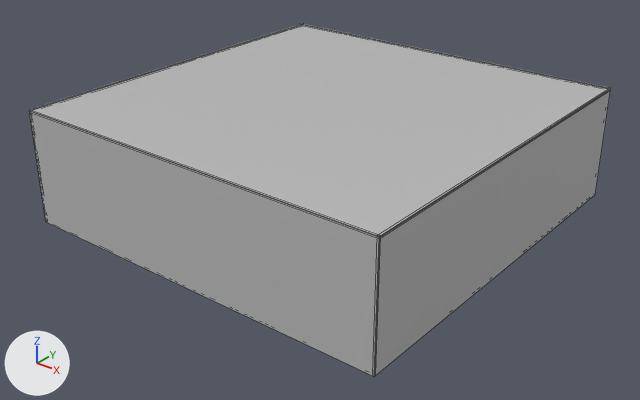
Before and after pictures for a commit that changed the FBX model k2Engine-master/GameTemplate/Game/Assets/Level/river.fbx.
The view is the same before and after, from a 50 mm lens placed at (2422.0, -3045.0, 2181.0), pointed at (-268.0, 317.0, 97.0). Arrows for +X, +Y and +Z are at lower left; the lights stay in place. Mesh edges are drawn as thin lines. Where no turn or scale is listed for an object, it has been applied to the vertices.
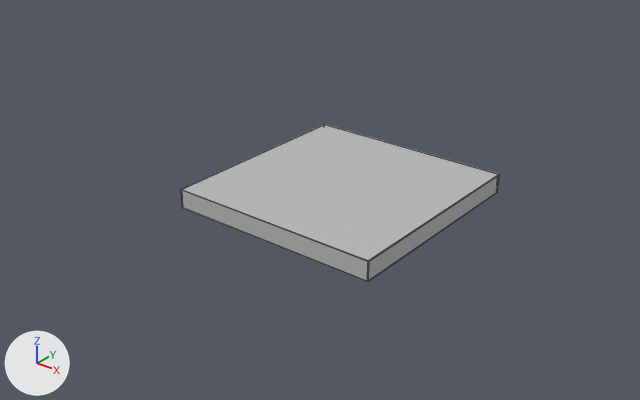
Where the newer file only moved an object's origin or applied its transform, the numbers keep the older frame.

What differs and where, as boxes (x1, y1, x2, y2) in the pictures (640 x 400 px):
'Box142', moved, rescaled (45% narrower, 36% shorter): before (34, 25, 611, 239); after (181, 124, 500, 261)
'Box140', mesh rescaled (46% narrower, 65% shorter): before (29, 110, 380, 377); after (181, 190, 369, 282)
'Box139', mesh rescaled (44% narrower, 63% shorter): before (375, 88, 611, 376); after (368, 175, 499, 282)
'Box138', mesh rescaled (not visible afterwards): before (302, 24, 608, 89)
'Box141', mesh rescaled (not visible afterwards): before (30, 24, 302, 110)

Edits to the bpy script that builds the scene:
```text
Change me_mesh_136:
    where me_mesh_136.from_pydata(...)  # 8 vertices, 6 faces; spans x -1080.0..1080.0, y -5.0..5.0, z 0.0..635.0
    used by ob_box138; location = (-305.0, 1506.0, 0.0)
    me_mesh_136 part 1: the whole mesh is scaled about its middle by (0.586, 0.586, 0.176), then moved by (4.0, -318.0, -262.0)
Change me_mesh_139:
    where me_mesh_139.from_pydata(...)  # 8 vertices, 6 faces; spans x -5.0..5.0, y -1080.0..1080.0, z 0.0..635.0
    used by ob_box141; location = (-1372.0, 435.0, 0.0)
    me_mesh_139 part 2: the whole mesh is scaled about its middle by (0.586, 0.586, 0.176), then moved by (445.0, 125.0, -262.0)
Change me_mesh_137:
    where me_mesh_137.from_pydata(...)  # 8 vertices, 6 faces; spans x -5.0..5.0, y -1080.0..1080.0, z 0.0..635.0
    used by ob_box139; location = (783.0, 428.0, 0.0)
    me_mesh_137 part 3: the whole mesh is scaled about its middle by (0.586, 0.586, 0.176), then moved by (-446.0, 128.0, -262.0)
Change me_mesh_138:
    where me_mesh_138.from_pydata(...)  # 8 vertices, 6 faces; spans x -1080.0..1080.0, y -5.0..5.0, z 0.0..635.0
    used by ob_box140; location = (-292.0, -649.0, 0.0)
    me_mesh_138 part 4: the whole mesh is scaled about its middle by (0.586, 0.586, 0.176), then moved by (-1.0, 574.0, -262.0)
Change ob_box142:
    ob_box142.location: (-290.0, 427.0, 624.0) -> (-292.0, 556.0, 111.0)
    ob_box142.scale: (0.0254, 0.0254, 0.0254) -> (0.0149, 0.0149, 0.0149)
```
